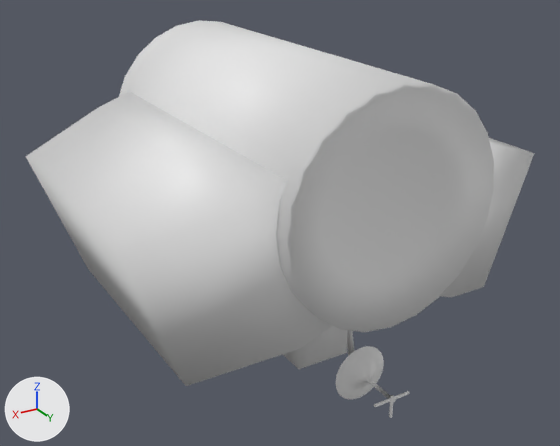
A saved change to the Blender file ASTP/astp_progress.blend.
Both versions are drawn from a camera (50 mm lens) standing at (1.67, 3.02, 1.06) and looking at (-0.02, 0.2, -0.35). Every picture has the same lights, and +X, +Y and +Z are marked at lower left.
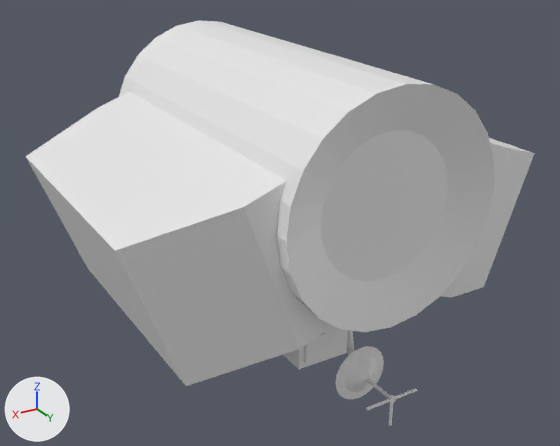
Commit message: antenna work on astp

Pixel boxes (x1, y1, x2, y2) of what changed, in the pictures (560 x 446 px; the box of a moved part takes in the faces that stretch with it):
'QBlock.001', added
    after: (304, 332, 325, 363)
part 1 of me_cylinder, shading changed
    both: (119, 20, 494, 332)
part 2 of me_cube, moved or reshaped
    both: (283, 326, 348, 369)
part 4 of me_cube_002, shading changed
    both: (25, 92, 333, 386)
part 5 of me_cube_003, shading changed
    both: (441, 138, 534, 297)

Diff of the bpy script that builds the scene:
```diff
--- a/ASTP/astp_progress.blend.py
+++ b/ASTP/astp_progress.blend.py
@@ me_cylinder @@
 me_cylinder.from_pydata(...)  # 98 vertices, 120 faces; spans x -1.0..1.0, y -1.0..1.0, z -0.42..3.36
 # used by ob_cylinder; location = (0.0, 0.854, 0.0); rotation_euler = (1.571, 0.0, 0.0), in degrees (90, 0, 0); scale = (0.464, 0.464, 0.464)
+# me_cylinder part 1: all faces are now shaded flat (120 of 120 changed)
@@ me_cube @@
 # used by ob_cube; location = (0.036, 0.424, -0.606); scale = (0.155, 0.155, 0.155)
-me_cube.from_pydata(...)  # 21 vertices, 15 faces; spans x -0.58..1.0, y -4.99..1.83, z -1.15..1.24
+me_cube.from_pydata(...)  # 30 vertices, 17 faces; spans x -0.58..1.0, y -4.99..1.83, z -1.15..1.24
+# me_cube part 2
+# 3 vertices are removed from x -0.18..0.61, y 1.83, z -1.15
+# 12 faces are deleted
+# 12 vertices are added at x -0.58, y 1.45..1.83, z -1.15..1.24
+# 14 new faces join them
+# me_cube part 3: the surface is now shaded flat
@@ me_cube_002 @@
 me_cube_002.from_pydata(...)  # 12 vertices, 10 faces; spans x -0.99..1.01, y -3.08..1.37, z -2.83..-1.01
 # used by ob_cube_002; location = (0.0, 0.0, 0.0); rotation_euler = (0.0, 1.222, 3.142), in degrees (0, 70, 180); scale = (0.319, 0.319, 0.319)
+# me_cube_002 part 4: all faces are now shaded flat (10 of 10 changed)
@@ me_cube_003 @@
 me_cube_003.from_pydata(...)  # 12 vertices, 10 faces; spans x -0.99..1.01, y -3.08..1.37, z -2.83..-1.01
 # used by ob_cube_001; location = (0.0, 0.0, 0.0); rotation_euler = (0.0, -1.222, 3.142), in degrees (0, -70, 180); scale = (0.319, 0.319, 0.319)
+# me_cube_003 part 5: all faces are now shaded flat (10 of 10 changed)
@@ me_toolmesh @@
+me_toolmesh.from_pydata(...)  # a box spanning x -0.0573..0.0573, y -0.0462..0.0462, z 0.0..0.0175
@@ ob_qblock_001 @@
+ob_qblock_001 = bpy.data.objects.new('QBlock.001', me_toolmesh)
+ob_qblock_001.location = (0.121, 0.707, -0.695)
+ob_qblock_001.rotation_euler = (-1.571, 1.571, 0.0)  # degrees (-90, 90, 0)
```
